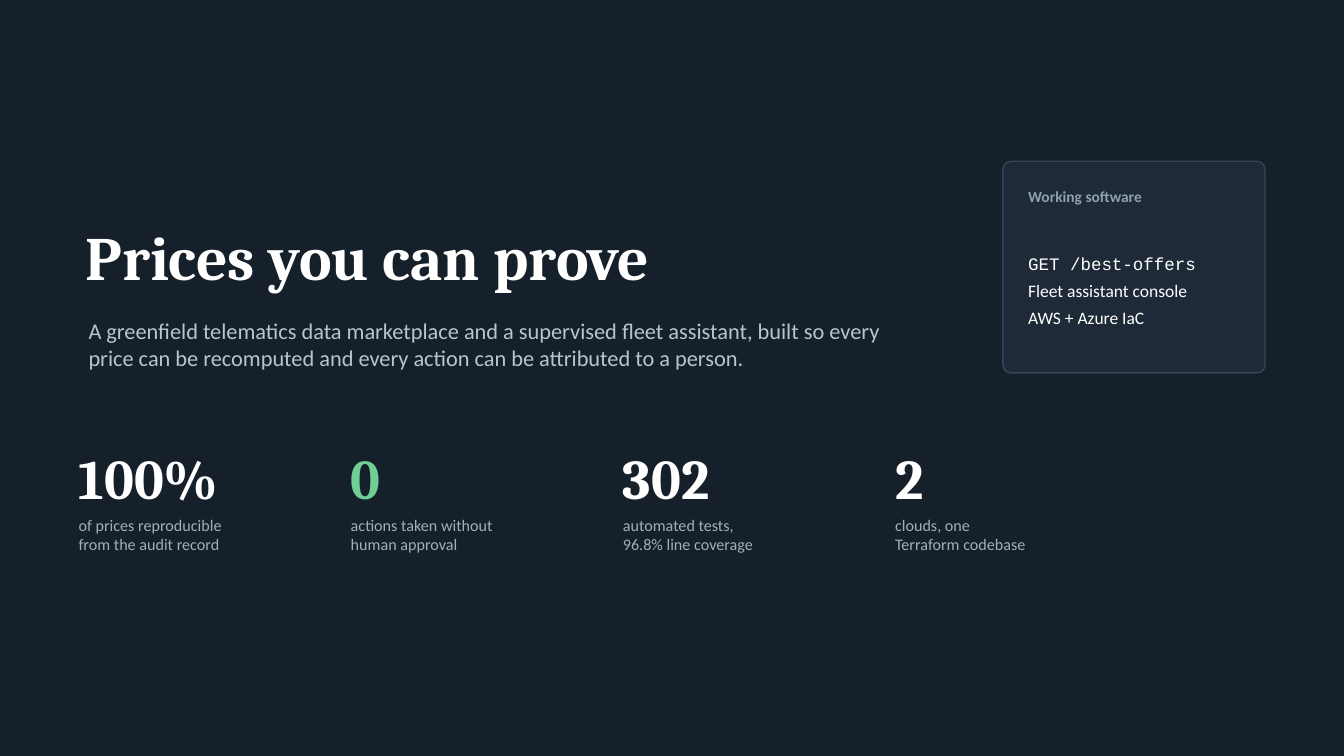
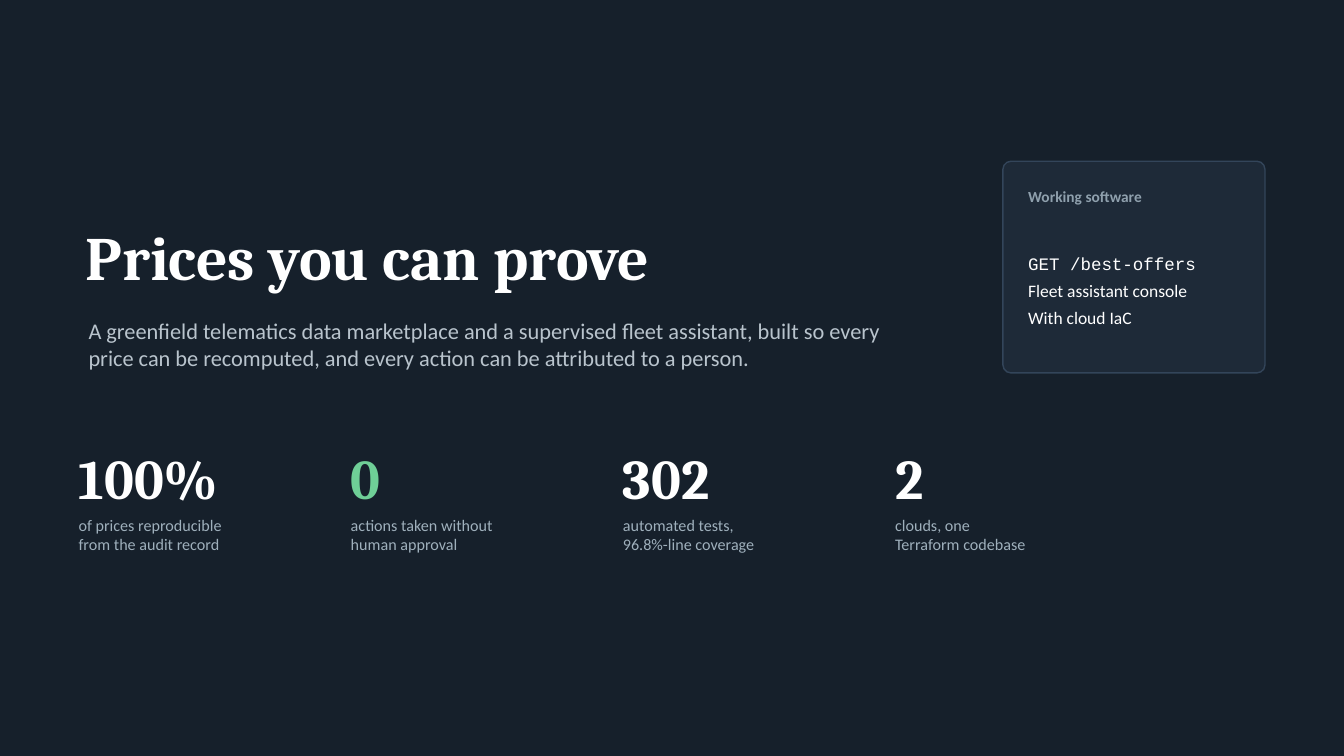
Before and after one commit to mangilal-epam-git/assessment-repo, a slide deck: slide 2 of docs/presentation/VectorHarbor-solution-design.pptx (slide 1 before the commit). Drawn at 1344x756 pixels with LibreOffice and Linux fonts; fonts in the diff are those of the drawing. Boxes give left, top, right and bottom in pixels: in the first picture for what was removed or moved away, otherwise in the second. Text is boxed around its words. In the diff, an @@ line names an element or a change of style, - is before the commit and + after.

```diff
--- a/docs/presentation/VectorHarbor-solution-design.pptx
+++ b/docs/presentation/VectorHarbor-solution-design.pptx
@@ text at [89,323,879,370]: text changed @@
-A greenfield telematics data marketplace and a supervised fleet assistant, built so every price can be recomputed and every action can be attributed to a person.
+A greenfield telematics data marketplace and a supervised fleet assistant, built so every price can be recomputed, and every action can be attributed to a person.
@@ text at [1028,312,1132,324]: text changed @@
-AWS + Azure IaC
+With cloud IaC
@@ text at [623,539,754,553]: text changed @@
-96.8% line coverage
+96.8%-line coverage
```
Also in this commit, not shown: 1 slide added, 6 other files.
